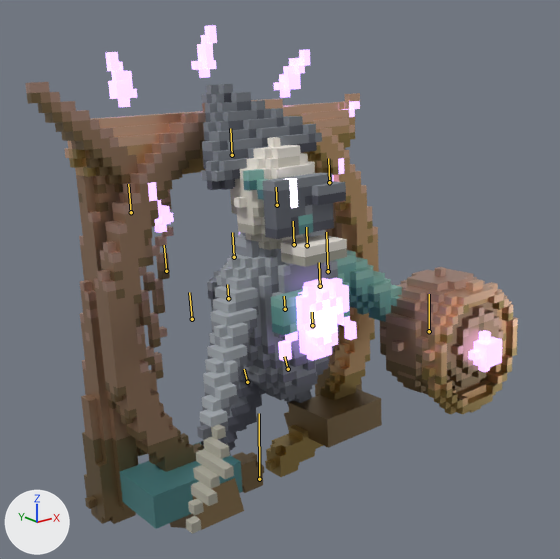
Before and after pictures for a commit that changed the glTF model public/assets/harthmere/glb/bosses/failed_apprentice_world.glb.
Camera for both pictures: a 50 mm lens placed at (-5.4, -7.7, 5.46), pointed at (-0.17, -1.15, 2.84). Arrows for +X, +Y and +Z are at lower left; the lights stay in place. The picture after the commit comes second. Both versions are drawn at frame 22 of the action 'Jump'; the numbers are the values there. The bones that bend it are drawn over the model as lines.

Objects in the first picture: 'failed_apprentice'.
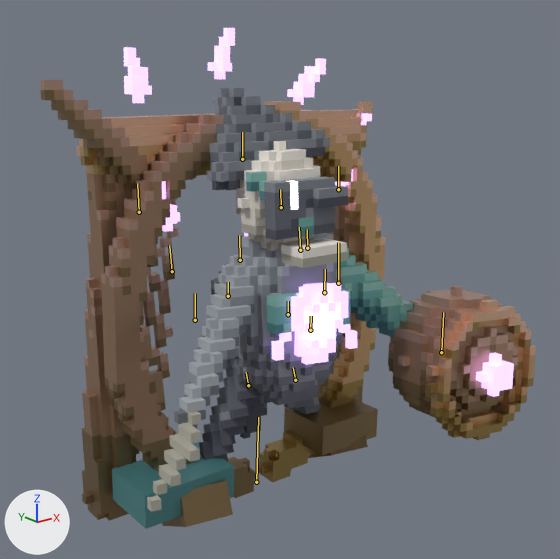
What changed in the scene script:
```text
Change bone_root:
    where bone_root = bpy.data.objects['failed_apprentice.Armature'].pose.bones['Root']
    bone_root.location: (0.0, 0.0, 0.38) -> (-0.008, -0.017, 0.368)
    bone_root.rotation_quaternion: (1.0, 0.0, 0.0, 0.0) -> (1.0, 0.011, -0.011, -0.015)  # degrees (0, 0, 0) -> degrees (1, -1, -2)
Change bone_bellshell_l:
    where bone_bellshell_l = bpy.data.objects['failed_apprentice.Armature'].pose.bones['BellShell.L']  # child of 'Frame'
    bone_bellshell_l.rotation_quaternion: (1.0, 0.0, 0.0, 0.0) -> (1.0, 0.007, 0.009, -0.013)  # degrees (0, 0, 0) -> degrees (1, 1, -2)
    bone_bellshell_l.scale: (1.0, 1.0, 1.0) -> (1.01, 1.01, 1.01)
Change bone_bellshell_r:
    where bone_bellshell_r = bpy.data.objects['failed_apprentice.Armature'].pose.bones['BellShell.R']  # child of 'Frame'
    bone_bellshell_r.rotation_quaternion: (1.0, 0.0, 0.0, 0.0) -> (1.0, 0.007, 0.009, -0.014)  # degrees (0, 0, 0) -> degrees (1, 1, -2)
    bone_bellshell_r.scale: (1.0, 1.0, 1.0) -> (1.01, 1.01, 1.01)
Change bone_body:
    where bone_body = bpy.data.objects['failed_apprentice.Armature'].pose.bones['Body']  # child of 'Frame'
    bone_body.rotation_quaternion: (1.0, 0.0, 0.0, 0.0) -> (0.997, -0.037, -0.062, -0.024)  # degrees (0, 0, 0) -> degrees (-4, -7, -3)
Change bone_bellfist:
    where bone_bellfist = bpy.data.objects['failed_apprentice.Armature'].pose.bones['BellFist']  # child of 'Arm.R'
    bone_bellfist.rotation_quaternion: (1.0, 0.0, 0.0, 0.0) -> (1.0, 0.007, 0.009, -0.014)  # degrees (0, 0, 0) -> degrees (1, 1, -2)
    bone_bellfist.scale: (1.0, 1.0, 1.0) -> (1.01, 1.01, 1.01)
Change bone_head:
    where bone_head = bpy.data.objects['failed_apprentice.Armature'].pose.bones['Head']  # child of 'Body'
    bone_head.rotation_quaternion: (1.0, 0.0, 0.0, 0.0) -> (0.999, 0.025, 0.032, 0.026)  # degrees (0, 0, 0) -> degrees (3, 4, 3)
Change bone_chain_l:
    where bone_chain_l = bpy.data.objects['failed_apprentice.Armature'].pose.bones['Chain.L']  # child of 'Frame'
    bone_chain_l.rotation_quaternion: (1.0, 0.0, 0.0, 0.0) -> (1.0, -0.007, -0.01, 0.026)  # degrees (0, 0, 0) -> degrees (-1, -1, 3)
Change bone_chain_r:
    where bone_chain_r = bpy.data.objects['failed_apprentice.Armature'].pose.bones['Chain.R']  # child of 'Frame'
    bone_chain_r.rotation_quaternion: (1.0, 0.0, 0.0, 0.0) -> (0.999, -0.007, -0.01, 0.031)  # degrees (0, 0, 0) -> degrees (-1, -1, 4)
Change bone_shardhalo:
    where bone_shardhalo = bpy.data.objects['failed_apprentice.Armature'].pose.bones['ShardHalo']  # child of 'Frame'
    bone_shardhalo.rotation_quaternion: (1.0, 0.0, 0.0, 0.0) -> (1.0, 0.007, 0.009, -0.013)  # degrees (0, 0, 0) -> degrees (1, 1, -2)
    bone_shardhalo.scale: (1.0, 1.0, 1.0) -> (1.01, 1.01, 1.01)
```

Location of each change, [x1, y1, x2, y2] in pixels of the pictures (560 x 559 px):
'failed_apprentice', posed: before [25, 25, 518, 534]; after [40, 28, 536, 529]
bone 'Root', root to tip: before (259, 479) to (259, 413); after (256, 482) to (258, 417)
bone 'BellShell.L', root to tip: before (192, 319) to (189, 292); after (195, 320) to (195, 293)
bone 'BellShell.R', root to tip: before (320, 286) to (319, 262); after (324, 292) to (325, 269)
bone 'Body', root to tip: before (285, 309) to (284, 296); after (288, 314) to (288, 301)
bone 'BellFist', root to tip: before (429, 331) to (429, 294); after (441, 352) to (443, 312)
bone 'Head', root to tip: before (277, 205) to (276, 187); after (281, 207) to (280, 189)
bone 'Chain.L', root to tip: before (166, 271) to (164, 245); after (172, 271) to (169, 245)
bone 'Chain.R', root to tip: before (294, 244) to (293, 221); after (300, 250) to (299, 227)
bone 'ShardHalo', root to tip: before (232, 155) to (230, 128); after (242, 159) to (242, 132)
